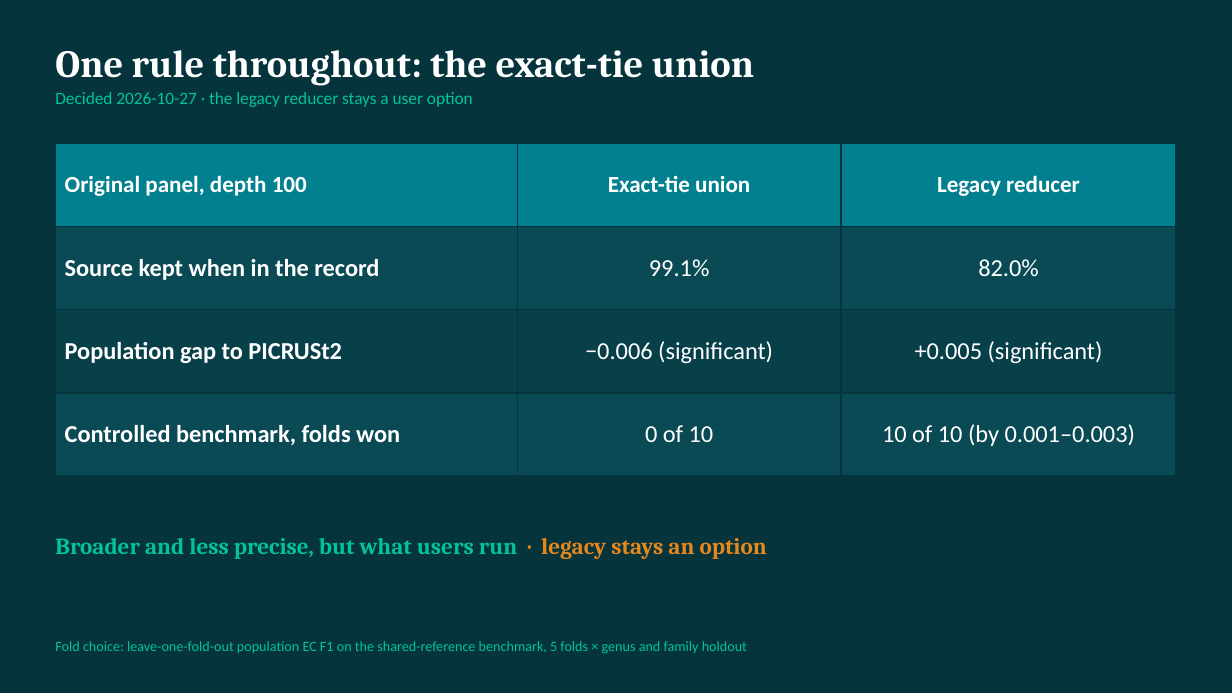
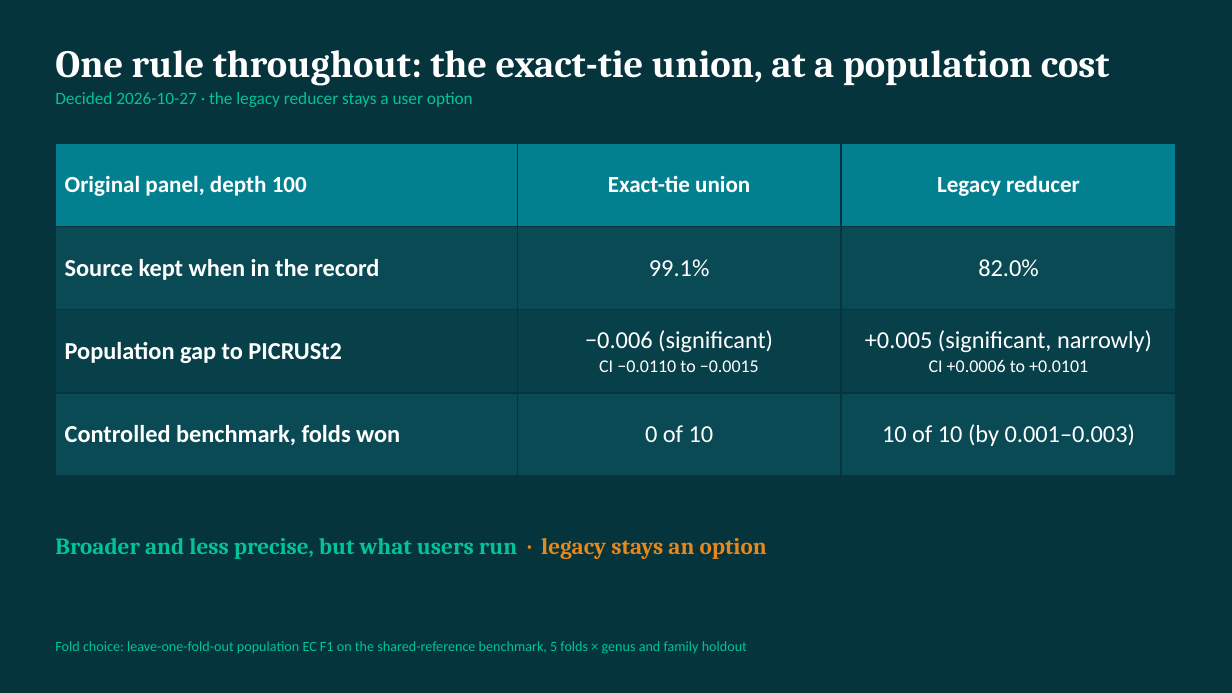
Before and after one commit to freiburgermsu/prFBA, a slide deck: slide 31 of presentations/prFBA_updates_2026-11.pptx. Drawn at 1232x693 pixels with LibreOffice and Linux fonts; fonts in the diff are those of the drawing. Boxes give left, top, right and bottom in pixels: in the first picture for what was removed or moved away, otherwise in the second. Text is boxed around its words. In the diff, an @@ line names an element or a change of style, - is before the commit and + after.

```diff
--- a/presentations/prFBA_updates_2026-11.pptx
+++ b/presentations/prFBA_updates_2026-11.pptx
@@ text at bbox=[55, 50, 1110, 86]: text changed @@
-One rule throughout: the exact-tie union
+One rule throughout: the exact-tie union, at a population cost
@@ table at bbox=[55, 143, 1177, 476] @@
-row 3, column 2: −0.006 (significant)
+row 3, column 2: −0.006 (significant) / CI −0.0110 to −0.0015
-row 3, column 3: +0.005 (significant)
+row 3, column 3: +0.005 (significant, narrowly) / CI +0.0006 to +0.0101
```
Also in this commit, not shown: 2 other slides changed, 5 other files.
